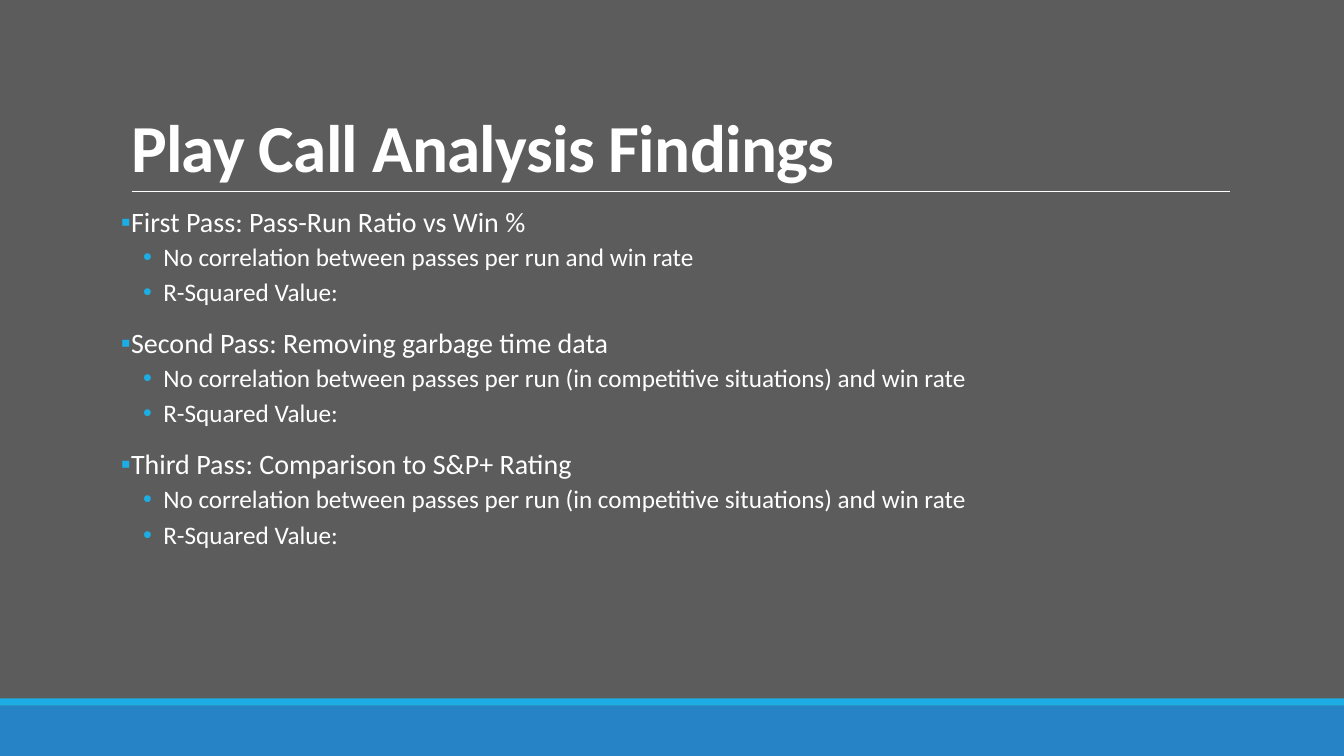
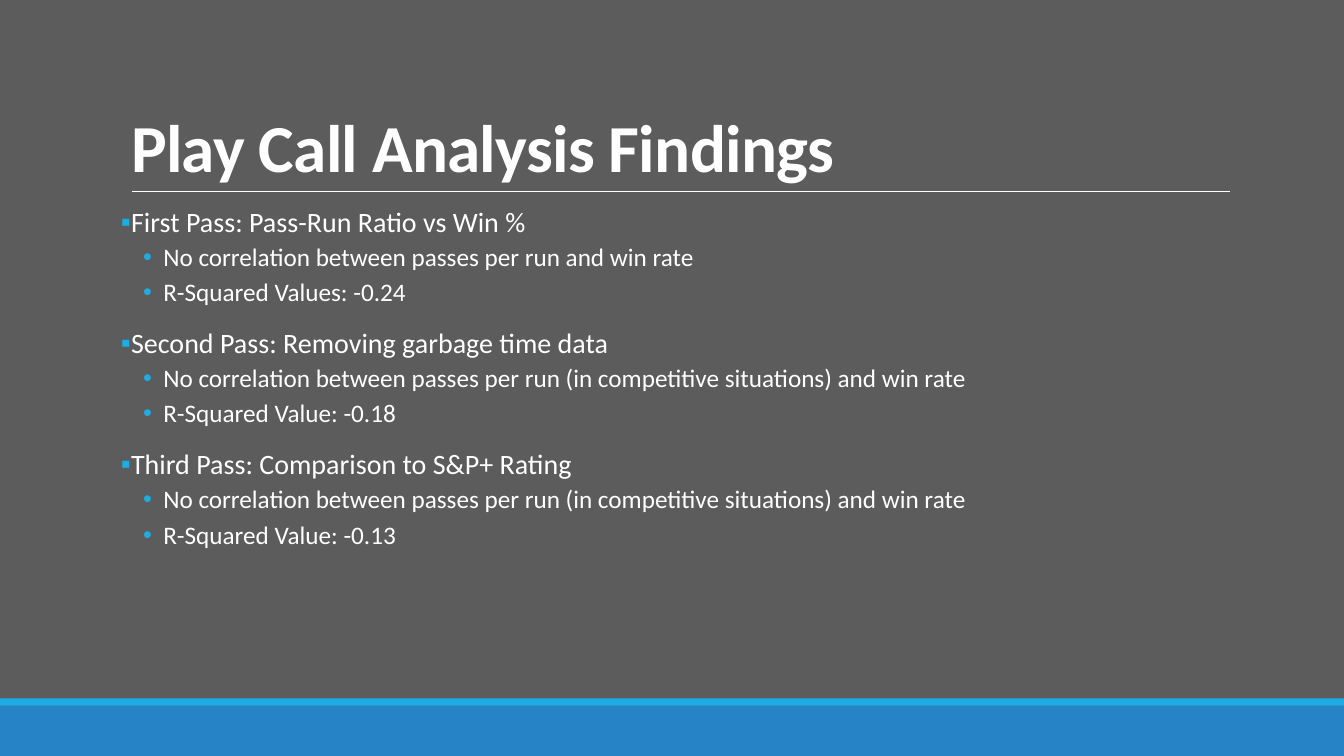
Before and after one commit to bdowd91/Project-1, a slide deck: slide 18 of CFBPresentation.pptx (slide 13 before the commit). Drawn at 1344x756 pixels with LibreOffice and Linux fonts; fonts in the diff are those of the drawing. Boxes give left, top, right and bottom in pixels: in the first picture for what was removed or moved away, otherwise in the second. Text is boxed around its words. In the diff, an @@ line names an element or a change of style, - is before the commit and + after.

Commit message:
Small code changes and figure changes. Added key figures to PPT for play calling analysis

```diff
--- a/CFBPresentation.pptx
+++ b/CFBPresentation.pptx
@@ text at (163,283,405,305): text changed @@
-  • R-Squared Value:
+  • R-Squared Values: -0.24
@@ text at (163,404,396,426): text changed @@
-  • R-Squared Value:
+  • R-Squared Value: -0.18
@@ text at (163,526,396,548): text changed @@
-  • R-Squared Value:
+  • R-Squared Value: -0.13
```
Also in this commit, not shown: 5 slides added, 21 other files.
